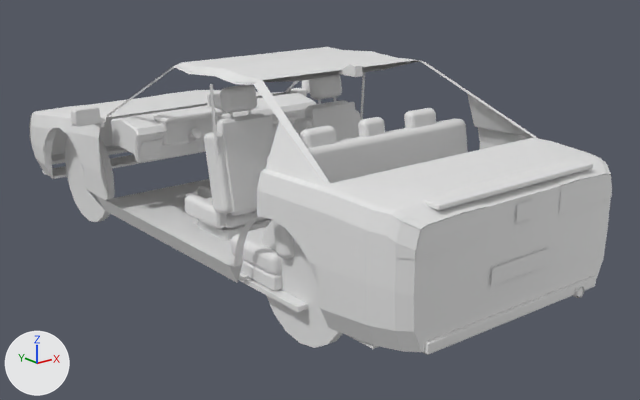
One commit to the OBJ model realweather/src/main/resources/assets/realweather/models/vehicle/sedan/body.obj: the scene before it, then after it.
One viewpoint serves both versions: a camera (50 mm lens) standing at (-3.59, -5.18, 2.3) and looking at (0.27, -0.36, 0.37). Arrows for +X, +Y and +Z are at lower left; the lights stay in place. The older version comes first. Materials are left out; every surface is plain grey. Where no turn or scale is listed for an object, it has been applied to the vertices.

In view in the first picture: 'body'.
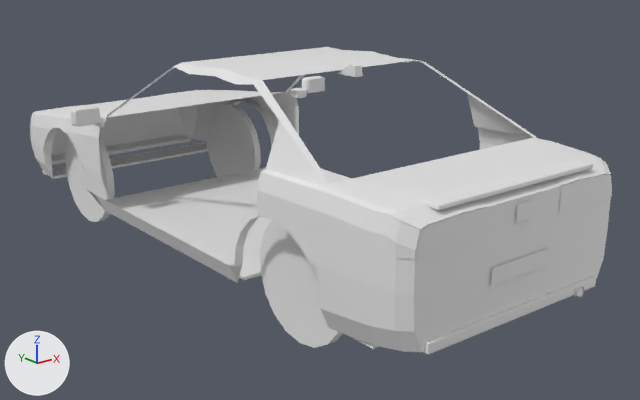
Pixel boxes (x1, y1, x2, y2) of what changed, in the pictures (640 x 400 px):
```json
{"part": 1, "of": "me_body", "change": "deleted", "before": [111, 61, 468, 312]}
```

The change, as JSON lines over the scene's bpy script:
```json
{"block": "me_body", "where": "# used by ob_body; location = (0.0, 0.0, 0.0)"}
{"op": "remove", "block": "me_body", "code": "me_body.from_pydata(...)  # 6583 vertices, 6012 faces; spans x -1.13..1.13, y -2.44..2.42, z -0.06..1.47"}
{"op": "add", "block": "me_body", "code": "me_body.from_pydata(...)  # 1810 vertices, 1456 faces; spans x -1.13..1.13, y -2.44..2.42, z -0.06..1.47"}
{"block": "me_body", "change": "me_body part 1: 84 loose pieces with 4773 vertices, spanning x -0.81..0.81, y -1.5..0.9, z 0.19..1.41, are deleted"}
```
